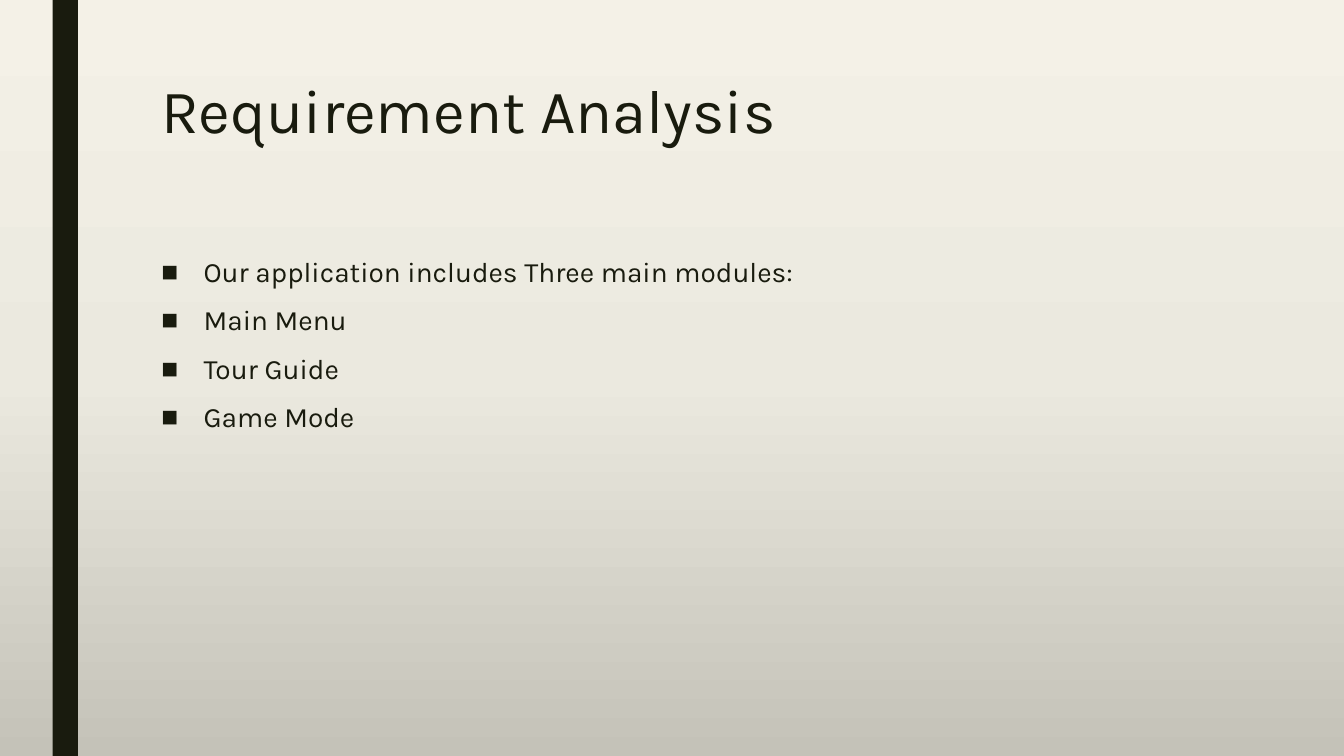
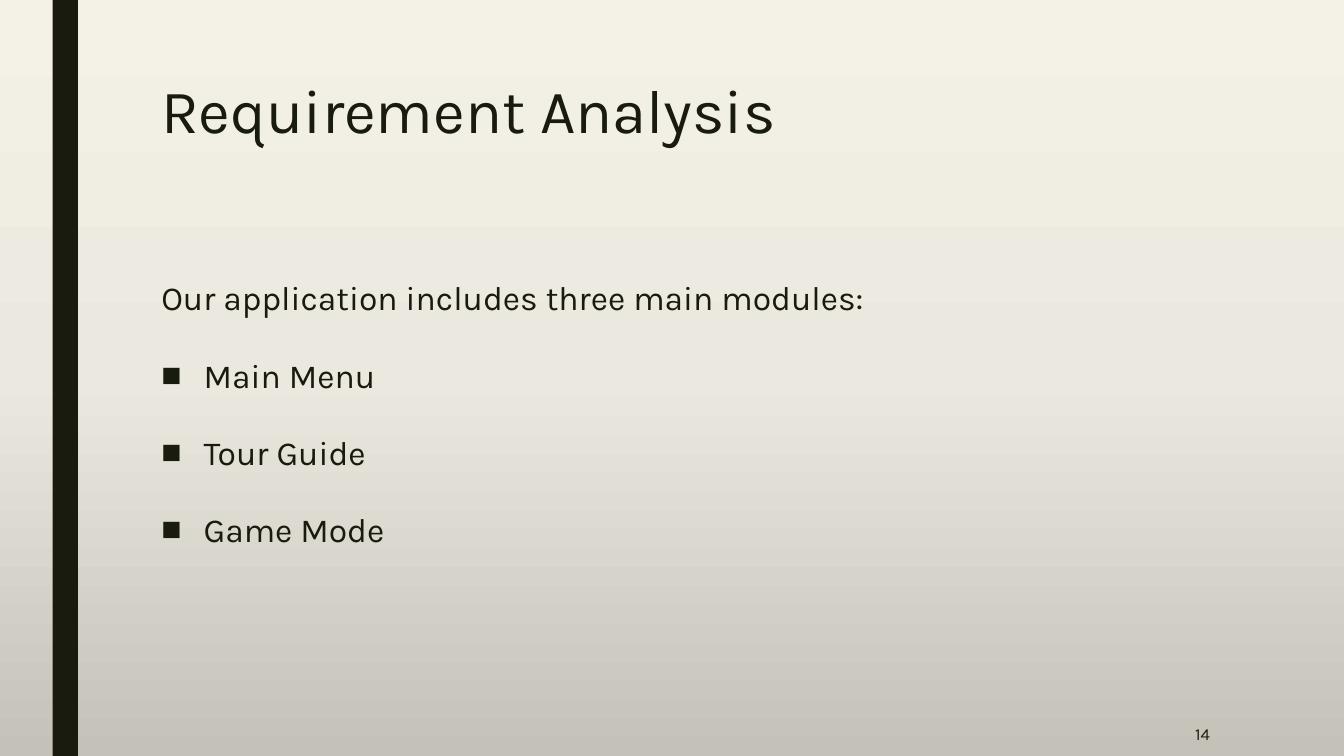
Before and after one commit to A-3li/Capstone, a slide deck: slide 14 of Capstone.pptx. Drawn at 1344x756 pixels with LibreOffice and Linux fonts; fonts in the diff are those of the drawing. Boxes give left, top, right and bottom in pixels: in the first picture for what was removed or moved away, otherwise in the second. Text is boxed around its words. In the diff, an @@ line names an element or a change of style, - is before the commit and + after.

```diff
--- a/Capstone.pptx
+++ b/Capstone.pptx
@@ text at <box>161,287,863,318</box>: text changed; size 20 to 24 pt @@
-■ Our application includes Three main modules:
+Our application includes three main modules:
@@ text at <box>204,365,384,543</box>: size 20 to 24 pt in "Main Menu", "Tour Guide", "Game Mode"; line spacing 0.94 to 1.5 @@
@@ page number added at <box>1195,729,1210,740</box>, 12 pt, text #191B0E @@
+14
```
Also in this commit, not shown: 22 other slides changed, 1 slide added.
